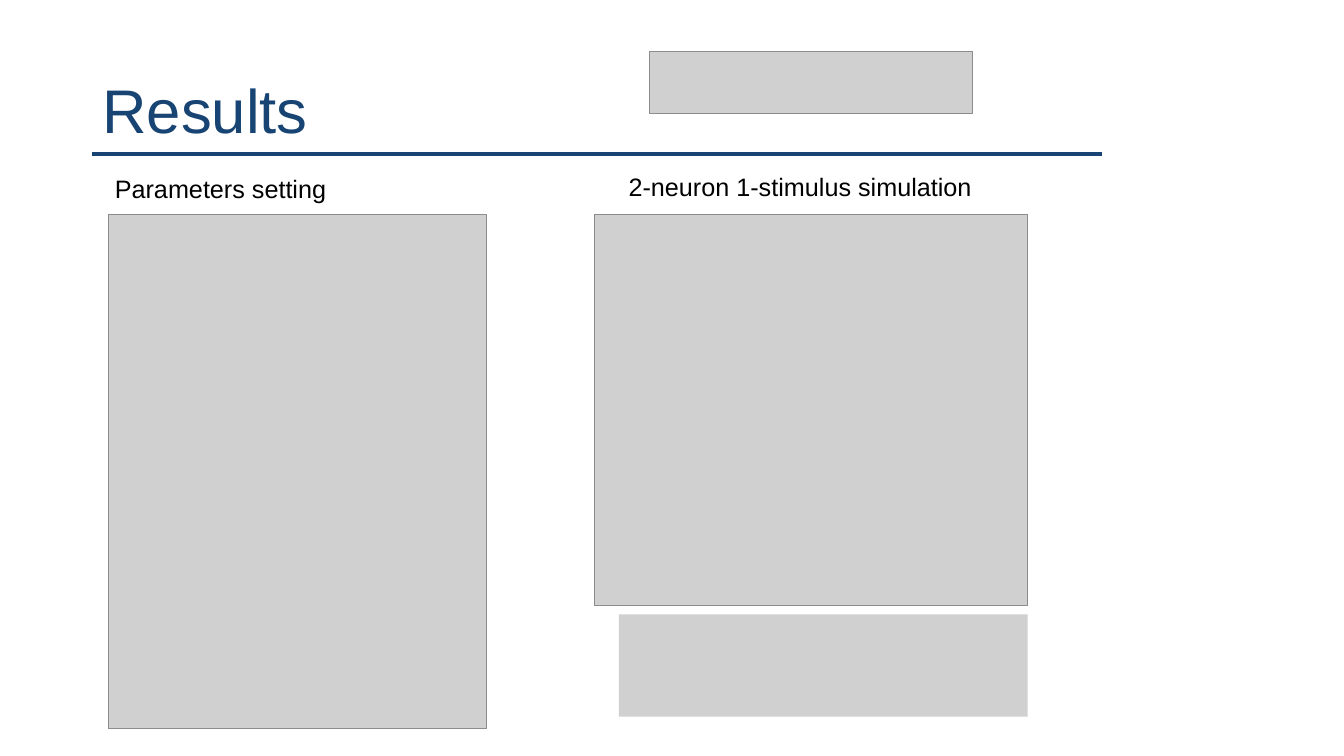
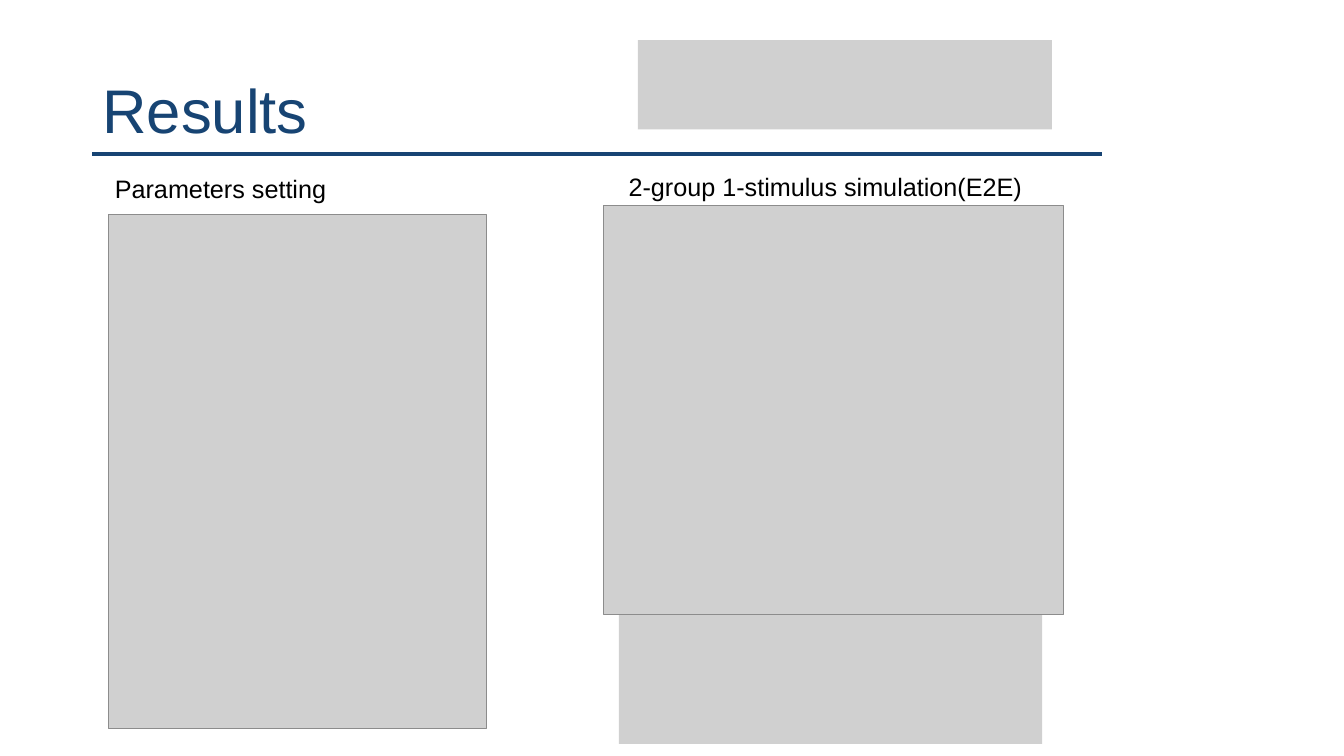
Before and after one commit to AohuaCheng/Neuro-and-Complexity-Science, a slide deck: slide 6 of project/AohuaCheng_Working Memory.pptx. Drawn at 1344x756 pixels with LibreOffice and Linux fonts; fonts in the diff are those of the drawing; grey boxes stand for pictures. Boxes give left, top, right and bottom in pixels: in the first picture for what was removed or moved away, otherwise in the second. Text is boxed around its words. In the diff, an @@ line names an element or a change of style, - is before the commit and + after.

```diff
--- a/project/AohuaCheng_Working Memory.pptx
+++ b/project/AohuaCheng_Working Memory.pptx
@@ picture: place and size @@
-picture at [649, 51, 973, 113]
+picture at [638, 40, 1053, 129]
@@ text at [629, 177, 1022, 202]: text changed @@
-2-neuron 1-stimulus simulation
+2-group 1-stimulus simulation(E2E)
@@ picture: place and size @@
-picture at [595, 214, 1027, 605]
+picture at [604, 206, 1064, 614]
@@ picture: place and size @@
-picture at [619, 615, 1027, 717]
+picture at [619, 615, 1043, 745]
```
Also in this commit, not shown: 6 other slides changed, 2 slides added, 1 other file.
